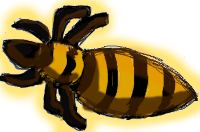
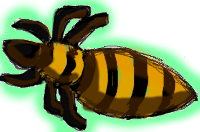
Revision of a layered (200, 132) image; what changed, layer by layer:
painted on "colours #4" over (0, 0, 200, 132)
